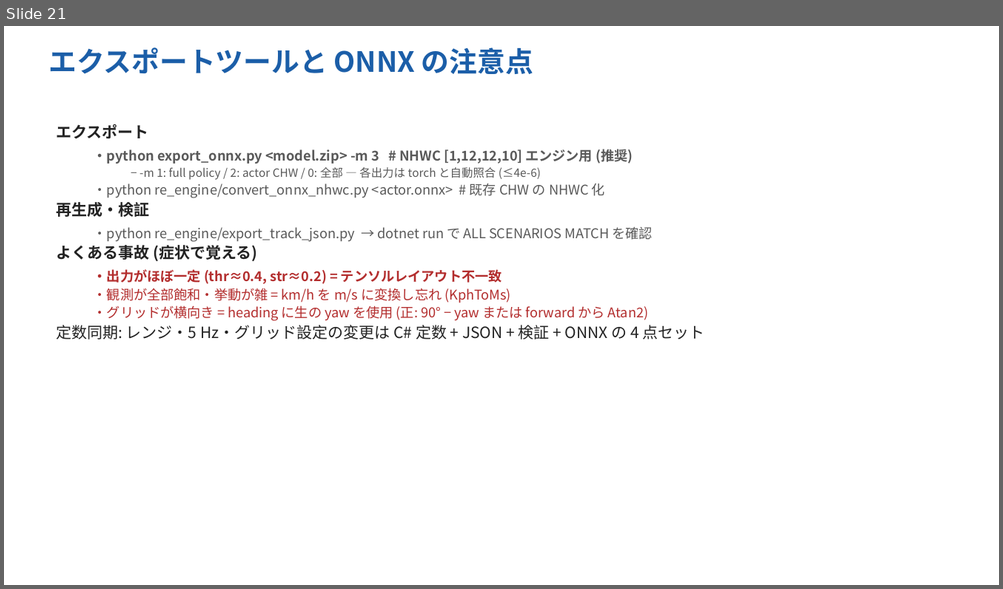
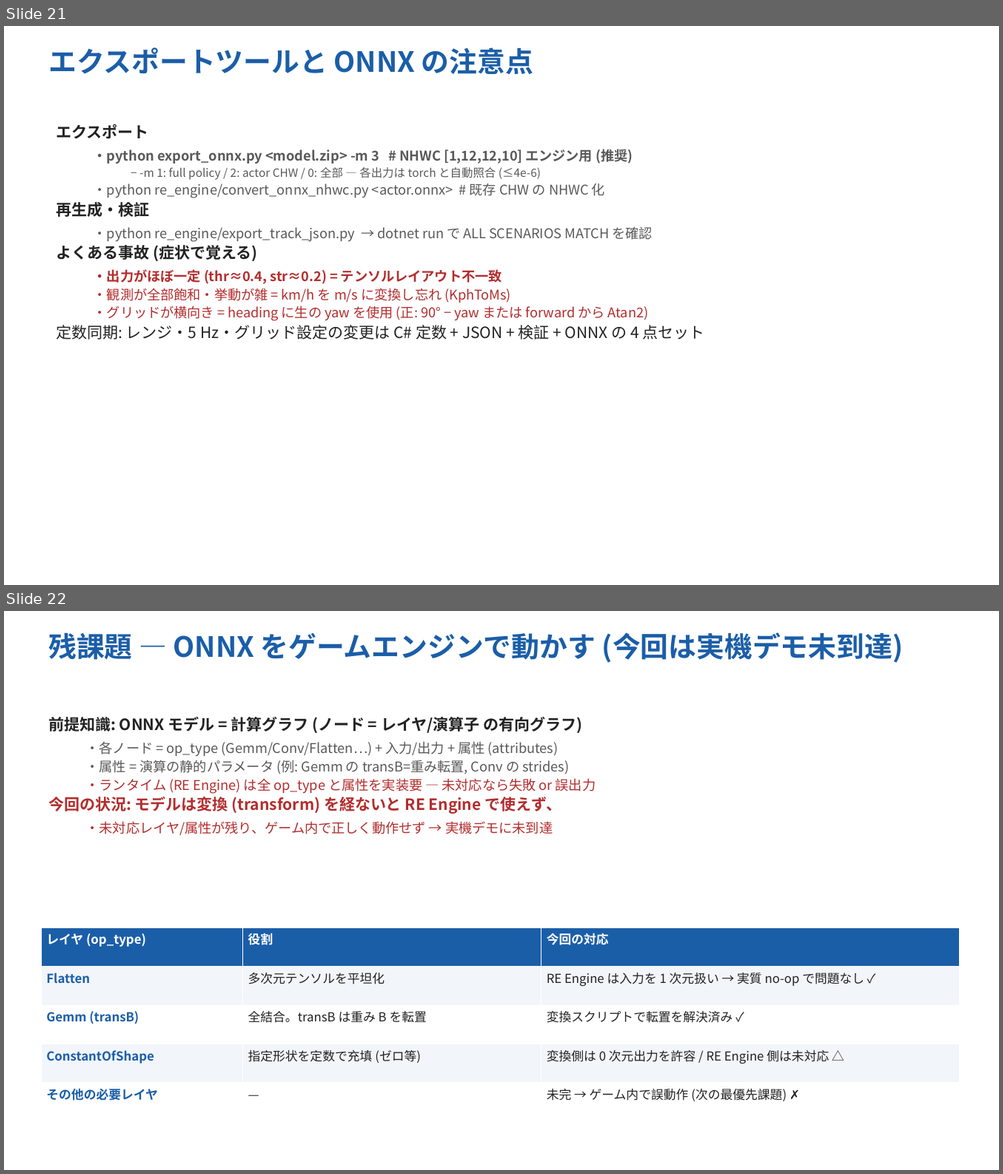
Before and after one commit to Evergarden0101/CircuitAgents, a slide deck: docs/CircuitAgents_intro_ja.pptx. Shown one above the other, each under a label of ours: slide 21 before the commit, slides 21 and 22 after it. The pictures are 1003x589 and 1003x1174 pixels, drawn with LibreOffice and Linux fonts; fonts in the diff are those of the drawing. Boxes give left, top, right and bottom in pixels: in the first picture for what was removed or moved away, otherwise in the second. Text is boxed around its words. In the diff, an @@ line names an element or a change of style, - is before the commit and + after.

```diff
--- a/docs/CircuitAgents_intro_ja.pptx
+++ b/docs/CircuitAgents_intro_ja.pptx
@@ slide 22 added at <box>4,611,999,1170</box>, background #FFFFFF @@
@@ text added at <box>48,632,903,663</box>, 27 pt, text #1B5EA8, bold @@
+残課題 — ONNX をゲームエンジンで動かす (今回は実機デモ未到達)
@@ text added at <box>48,717,596,835</box>, 13 pt, text #B32D2D @@
+前提知識: ONNX モデル = 計算グラフ (ノード = レイヤ/演算子 の有向グラフ)
+  ・各ノード = op_type (Gemm/Conv/Flatten…) + 入力/出力 + 属性 (attributes)
+  ・属性 = 演算の静的パラメータ (例: Gemm の transB=重み転置, Conv の strides)
+  ・ランタイム (RE Engine) は全 op_type と属性を実装要 — 未対応なら失敗 or 誤出力
+今回の状況: モデルは変換 (transform) を経ないと RE Engine で使えず、
+  ・未対応レイヤ/属性が残り、ゲーム内で正しく動作せず → 実機デモに未到達
@@ table added at <box>41,928,959,1122</box>, 5 rows, 3 columns @@
+レイヤ (op_type) | 役割 | 今回の対応
+Flatten | 多次元テンソルを平坦化 | RE Engine は入力を 1 次元扱い → 実質 no-op で問題なし ✓
+Gemm (transB) | 全結合。transB は重み B を転置 | 変換スクリプトで転置を解決済み ✓
+ConstantOfShape | 指定形状を定数で充填 (ゼロ等) | 変換側は 0 次元出力を許容 / RE Engine 側は未対応 △
+その他の必要レイヤ | — | 未完 → ゲーム内で誤動作 (次の最優先課題) ✗
```
Also in this commit, not shown: 1 slide changed, 1 other file.
